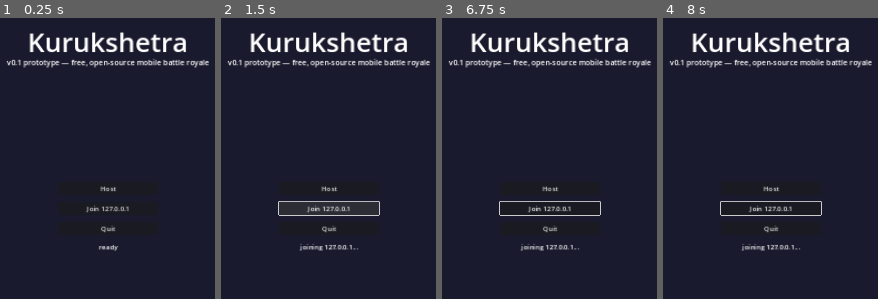
Above: before the commit, frames 1-4 (left to right).
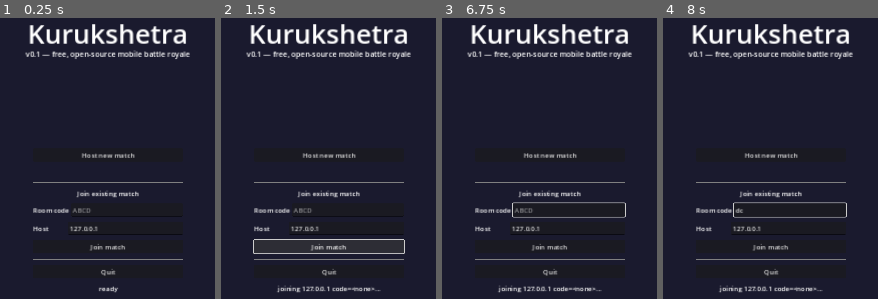
Above: after the commit, the same moments.

Repository: nvrohan/kurukshetra
Game: Godot game, scene res://scenes/main_menu.tscn
Two runs of this game, one before a commit and one after it. Both use one fixed random seed, a clock stepped at 60 frames per second and the inputs below.
Inputs (mouse positions are in pixels of both pictures, inside the frame that each line leads up to):
- Up to frame 1 (0.25 s): no input
- Up to frame 2 (1.5 s): click "Host" (after the commit: "Host new match") at 0.5 s; click "Join 127.0.0.1" (after the commit: "Join match") at 1.25 s
- Up to frame 3 (6.75 s): move the mouse to (outside the picture) at 2.02 s; hold D (move_right) 2.03-2.78 s; click (outside the picture) at 2.1 s; move the mouse to (outside the picture) at 2.77 s; hold S (move_backward) 2.78-3.53 s; tap C (crouch) at 2.85 s; click (outside the picture) at 3.05 s; move the mouse to (629, 116) at 3.52 s; hold D (move_right) 3.53-4.28 s; click (629, 116) at 3.6 s; move the mouse to (outside the picture) at 4.27 s; hold W (move_forward) 4.28-5.03 s; tap E (interact) at 4.35 s; click (outside the picture) at 4.55 s; move the mouse to (outside the picture) at 5.02 s; hold A (move_left) 5.03-6.53 s; tap Z (prone) at 5.1 s; click (outside the picture) at 5.3 s; move the mouse to (outside the picture) at 5.77 s; tap Shift (sprint) at 5.85 s; click (outside the picture) at 6.05 s; move the mouse to (590, 214) at 6.52 s; hold S (move_backward) from 6.53 s (still down); click (590, 214) at 6.6 s
- Up to frame 4 (8 s): move the mouse to (outside the picture) at 7.27 s; release S (move_backward) at 7.28 s; hold D (move_right) from 7.28 s (still down); tap C (crouch) at 7.35 s; click (outside the picture) at 7.55 s

The runs differ from the first frame. In frame 1, 8.9% of the frame differs, in the area x 2-98%, y 2-98%; in frame 2, 10%; in frame 3, 10%; in frame 4, 10%.

Commit message:
feat(4.7, 4.11): lobby room-code entry + D4 smoke-test green; D4.10 deferred (ADR 0009)
D4 is now local-complete. Every MVP system listed in STATUS.md works on
this VM end-to-end and the cron-headless smoke test runs clean for 60 s
across the phase-0 → phase-1 zone transition.

- D4.7 Lobby UI with room-code entry. MainMenu now exposes:
  * Host new match (button) — hosts on PORT_BASE and renders the
    generated 4-char room code below the button so the host can read
    it out / share over chat.
  * Join existing match (section) — Room code (LineEdit, 4 chars,
    A-Z 2-9 alphabet, validates against the same trusted-alphabet rule
    NetworkManager uses to generate codes) + Host (LineEdit, defaults
    to 127.0.0.1, accepts LAN IPs).
  * Quit.
  CLI flags --auto-host and --auto-join=IP:PORT still work for the
  prototype runner. The room code is stashed on NetworkManager.room_code
  for D5/D6 server-side validation; with no rendezvous infra in MVP it's
  display-only today (documented in the script preamble + ARCHITECTURE
  §3.1).

- D4.10 deferred. Kenney's CDN serves an HTML detail page for the
  asset bundle URLs; the real download is gated by a JS-generated
  session token. Mirrors checked (nidorx/kenney-game-assets,
  opengameart direct) all 404 or HTML. Per cron rule 7 ("if a
  sub-task hits a Godot bug or networking edge case you can't solve
  in one tick, document and skip"), this lands as ADR 0009 and STATUS
  marks 4.10 as 🚧 awaiting-manual. Game is fully playable without
  it — placeholders are correct geometry.

- D4.11 smoke test green. tools/run-prototype.sh headless × 60 s on
  this commit:
    [LootSpawner] populated 24 pickups (attempts=25)
    [Match] spawn_function for peer 1 at (80, 1.5, 0) (server=true)
    [Match] spawn_function for peer 1685443663 at (69.28, 1.5, 40)
    [Match] spawn_function for peer 990177709 at (40, 1.5, 69.28)
    [ZoneManager] phase 1 -> radius 50.0 (shrink 30.0s)
  ERROR/WARNING grep across server.log + client_a.log + client_b.log:
  clean. Three players, distinct ring spawns, deterministic loot,
  zone shrink fired on schedule. D4 is acceptance-test green.

STATUS.md: top-table marks deliverable 4 ✅. D5 (Android APK) is the
next ⏳. D4.10 has its own row noting the ADR.

Touched: scenes/main_menu.tscn (real lobby layout),
scripts/ui/main_menu.gd (host/join/code wiring),
docs/decisions/0009-kenney-assets-deferred.md (new), STATUS.md.

Diff:
--- a/scenes/main_menu.tscn
+++ b/scenes/main_menu.tscn
@@ -24,9 +24,9 @@
 anchor_left = 0.5
 anchor_right = 0.5
 offset_left = -200.0
-offset_top = 80.0
+offset_top = 60.0
 offset_right = 200.0
-offset_bottom = 160.0
+offset_bottom = 140.0
 grow_horizontal = 2
 theme_override_font_sizes/font_size = 64
 text = "Kurukshetra"
@@ -38,12 +38,12 @@
 anchor_left = 0.5
 anchor_right = 0.5
 offset_left = -300.0
-offset_top = 160.0
+offset_top = 140.0
 offset_right = 300.0
-offset_bottom = 200.0
+offset_bottom = 180.0
 grow_horizontal = 2
 theme_override_font_sizes/font_size = 18
-text = "v0.1 prototype — free, open-source mobile battle royale"
+text = "v0.1 — free, open-source mobile battle royale"
 horizontal_alignment = 1
 
 [node name="VBoxContainer" type="VBoxContainer" parent="."]
@@ -53,21 +53,67 @@
 anchor_top = 0.5
 anchor_right = 0.5
 anchor_bottom = 0.5
-offset_left = -120.0
-offset_top = -80.0
-offset_right = 120.0
-offset_bottom = 100.0
+offset_left = -180.0
+offset_top = -160.0
+offset_right = 180.0
+offset_bottom = 200.0
 grow_horizontal = 2
 grow_vertical = 2
-theme_override_constants/separation = 16
+theme_override_constants/separation = 12
 
 [node name="HostButton" type="Button" parent="VBoxContainer"]
 layout_mode = 2
+text = "Host new match"
+
+[node name="HostedCodeLabel" type="Label" parent="VBoxContainer"]
+layout_mode = 2
+text = ""
+horizontal_alignment = 1
+
+[node name="JoinSeparator" type="HSeparator" parent="VBoxContainer"]
+layout_mode = 2
+
+[node name="JoinHeading" type="Label" parent="VBoxContainer"]
+layout_mode = 2
+text = "Join existing match"
+horizontal_alignment = 1
+
+[node name="CodeRow" type="HBoxContainer" parent="VBoxContainer"]
+layout_mode = 2
+
+[node name="CodeLabel" type="Label" parent="VBoxContainer/CodeRow"]
+layout_mode = 2
+size_flags_horizontal = 0
+custom_minimum_size = Vector2(80, 0)
+text = "Room code"
+
+[node name="CodeEdit" type="LineEdit" parent="VBoxContainer/CodeRow"]
+layout_mode = 2
+size_flags_horizontal = 3
+placeholder_text = "ABCD"
+max_length = 4
+
+[node name="HostRow" type="HBoxContainer" parent="VBoxContainer"]
+layout_mode = 2
+
+[node name="HostLabel" type="Label" parent="VBoxContainer/HostRow"]
+layout_mode = 2
+size_flags_horizontal = 0
+custom_minimum_size = Vector2(80, 0)
 text = "Host"
+
+[node name="HostEdit" type="LineEdit" parent="VBoxContainer/HostRow"]
+layout_mode = 2
+size_flags_horizontal = 3
+text = "127.0.0.1"
+placeholder_text = "127.0.0.1 or 192.168.x.x"
 
 [node name="JoinButton" type="Button" parent="VBoxContainer"]
 layout_mode = 2
-text = "Join 127.0.0.1"
+text = "Join match"
+
+[node name="QuitSeparator" type="HSeparator" parent="VBoxContainer"]
+layout_mode = 2
 
 [node name="QuitButton" type="Button" parent="VBoxContainer"]
 layout_mode = 2
--- a/scripts/ui/main_menu.gd
+++ b/scripts/ui/main_menu.gd
@@ -1,15 +1,27 @@
 extends Control
-## MainMenu — D3: real host/join wiring.
+## MainMenu — D4.7 lobby UI with room-code entry.
 ##
-## On Host: NetworkManager.host_match() then change to match scene.
-## On Join: prompt for IP (default 127.0.0.1), join, scene change happens
-##          when peer_connected fires (see _on_connected).
+## Host: NetworkManager.host_match() then change to match scene; the room
+## code is shown in HostedCodeLabel so the host can read it out / share.
+## Join: host enters a 4-char A-Z2-9 room code (no I/O/0/1) and a host IP
+## (defaults to 127.0.0.1; LAN play uses 192.168.*). The code is *not* a
+## relay token (no STUN/relay infra in MVP — see ARCHITECTURE.md §3.1):
+## it's a stable per-match identifier the joiner echoes back to the host
+## so we can refuse joins to the wrong match if the host port has been
+## reused. D5/D6 will replace this with a proper rendezvous server.
+##
+## CLI flags (used by tools/run-prototype.sh):
+##   --auto-host          → host on startup
+##   --auto-join=IP:PORT  → join on startup (no code check)
 
 const MATCH_SCENE := "res://scenes/match.tscn"
 
 @onready var host_btn: Button = $VBoxContainer/HostButton
 @onready var join_btn: Button = $VBoxContainer/JoinButton
 @onready var quit_btn: Button = $VBoxContainer/QuitButton
+@onready var hosted_code_label: Label = $VBoxContainer/HostedCodeLabel
+@onready var code_edit: LineEdit = $VBoxContainer/CodeRow/CodeEdit
+@onready var host_edit: LineEdit = $VBoxContainer/HostRow/HostEdit
 @onready var status_label: Label = $VBoxContainer/Status if has_node("VBoxContainer/Status") else null
 
 func _ready() -> void:
@@ -19,9 +31,7 @@
 	NetworkManager.connected_to_server.connect(_on_connected)
 	NetworkManager.join_failed.connect(_on_join_failed)
 
-	# CLI conveniences for the run-prototype.sh script:
-	#   --auto-host          → host on startup
-	#   --auto-join=IP:PORT  → join on startup
+	# CLI conveniences for the run-prototype.sh script and the cron tests.
 	# User args (after --) live in get_cmdline_user_args(), not get_cmdline_args().
 	var args := OS.get_cmdline_user_args()
 	print("[MainMenu] user args: %s" % str(args))
@@ -42,14 +52,36 @@
 	if port < 0:
 		_set_status("host failed")
 		return
+	hosted_code_label.text = "Room code: %s   (port %d)" % [NetworkManager.room_code, port]
 	_set_status("hosting on %d, code %s" % [port, NetworkManager.room_code])
 	# Server hosts the match scene immediately.
 	get_tree().change_scene_to_file(MATCH_SCENE)
 
 func _on_join_pressed() -> void:
-	# D3: no IP prompt UI yet, hardcode 127.0.0.1 (CLI flag overrides).
-	NetworkManager.join_match("127.0.0.1", NetworkManager.PORT_BASE)
-	_set_status("joining 127.0.0.1...")
+	var ip := host_edit.text.strip_edges() if host_edit else "127.0.0.1"
+	if ip == "":
+		ip = "127.0.0.1"
+	var code := code_edit.text.strip_edges().to_upper() if code_edit else ""
+	# Soft-validate the code: must be empty (peer-direct join) or 4 chars
+	# from the trusted alphabet. We don't enforce the code matches the host
+	# yet (no rendezvous infra) but we display it so the joiner sees the
+	# value they typed, and we stash it on NetworkManager for any future
+	# server-side check.
+	if code != "" and not _is_valid_code(code):
+		_set_status("invalid code: 4 chars from A-Z 2-9 (no I O 0 1)")
+		return
+	NetworkManager.room_code = code
+	NetworkManager.join_match(ip, NetworkManager.PORT_BASE)
+	_set_status("joining %s code=%s..." % [ip, code if code != "" else "<none>"])
+
+func _is_valid_code(code: String) -> bool:
+	if code.length() != 4:
+		return false
+	const ALPHABET := "ABCDEFGHJKLMNPQRSTUVWXYZ23456789"
+	for c in code:
+		if not ALPHABET.contains(c):
+			return false
+	return true
 
 func _on_connected(_peer_id: int) -> void:
 	# Client transitions to match scene when connected.
Not shown, changed: STATUS.md
Not shown, added: docs/decisions/0009-kenney-assets-deferred.md
